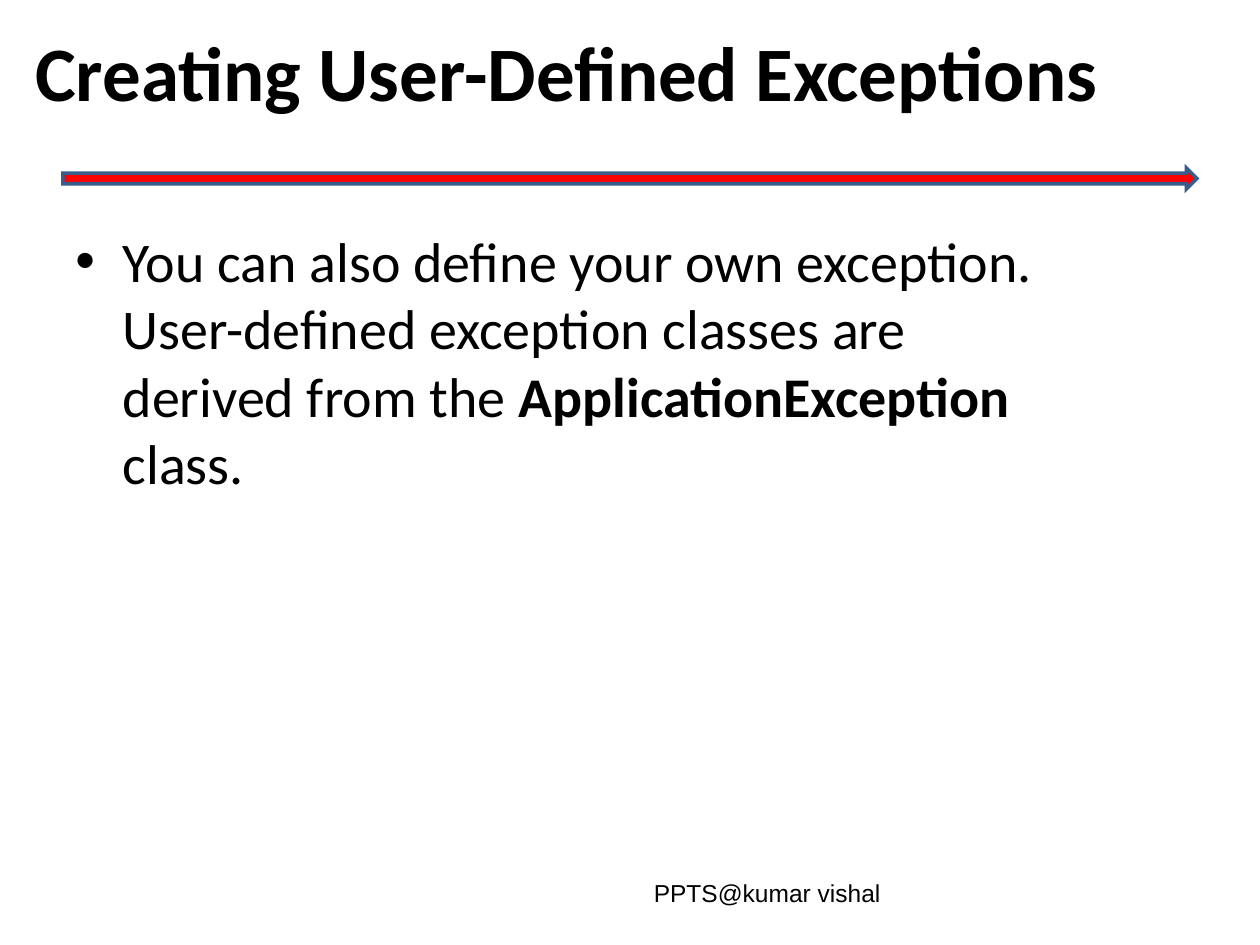
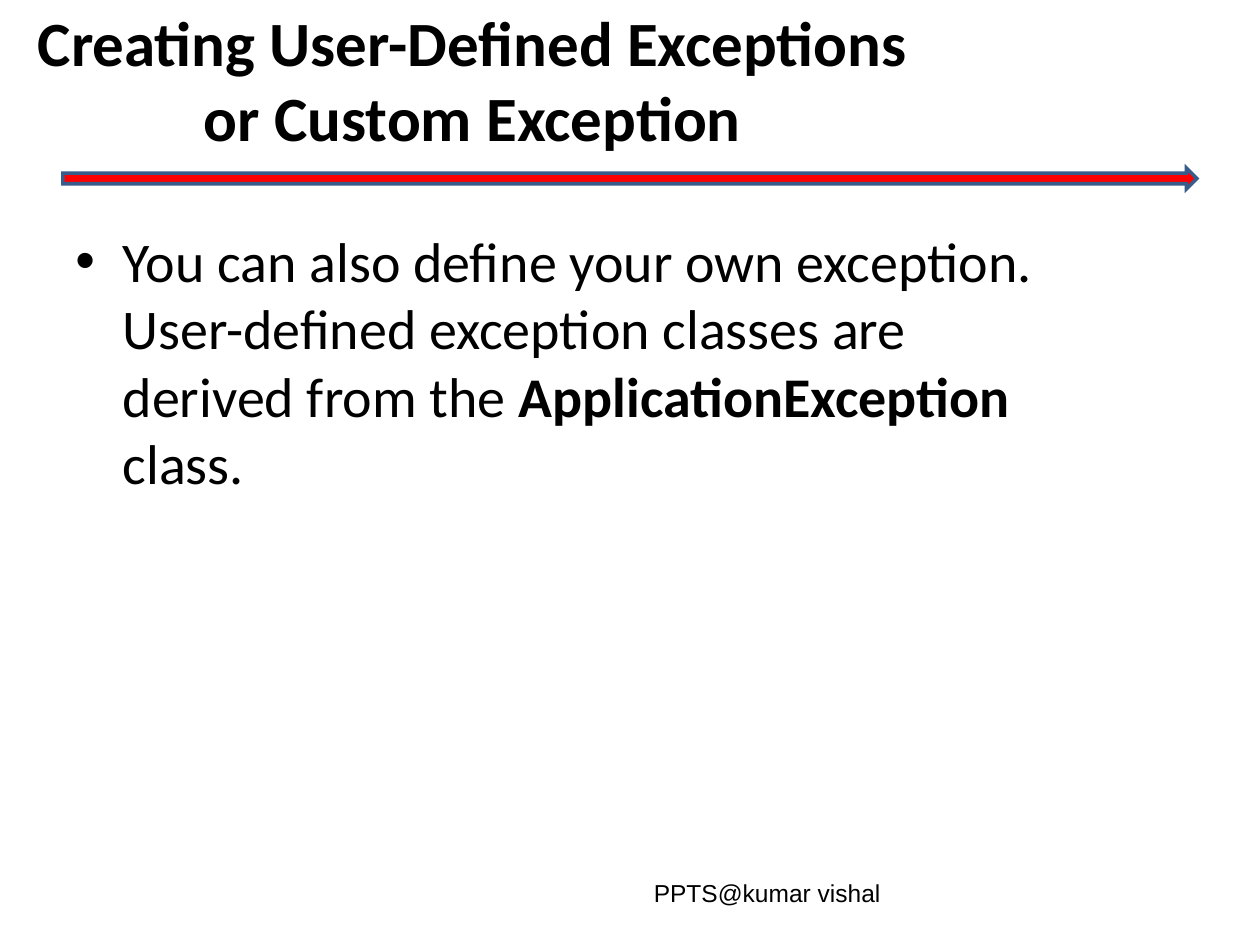
Before and after one commit to vishalamc/visualbasic, a slide deck: slide 13 of Exception handling.ppt (slide 10 before the commit). Drawn at 1260x945 pixels with LibreOffice and Linux fonts; fonts in the diff are those of the drawing; background and template pictures are left out. Boxes give left, top, right and bottom in pixels: in the first picture for what was removed or moved away, otherwise in the second. Text is boxed around its words. In the diff, an @@ line names an element or a change of style, - is before the commit and + after.

```diff
--- a/Exception handling.ppt
+++ b/Exception handling.ppt
@@ title at bbox=[38, 21, 906, 151]: text changed; size 44 to 36 pt @@
-Creating User-Defined Exceptions
+Creating User-Defined Exceptions
+or Custom Exception
```
Also in this commit, not shown: 3 other slides changed, 7 slides added, 1 slide removed, 7 other files.
